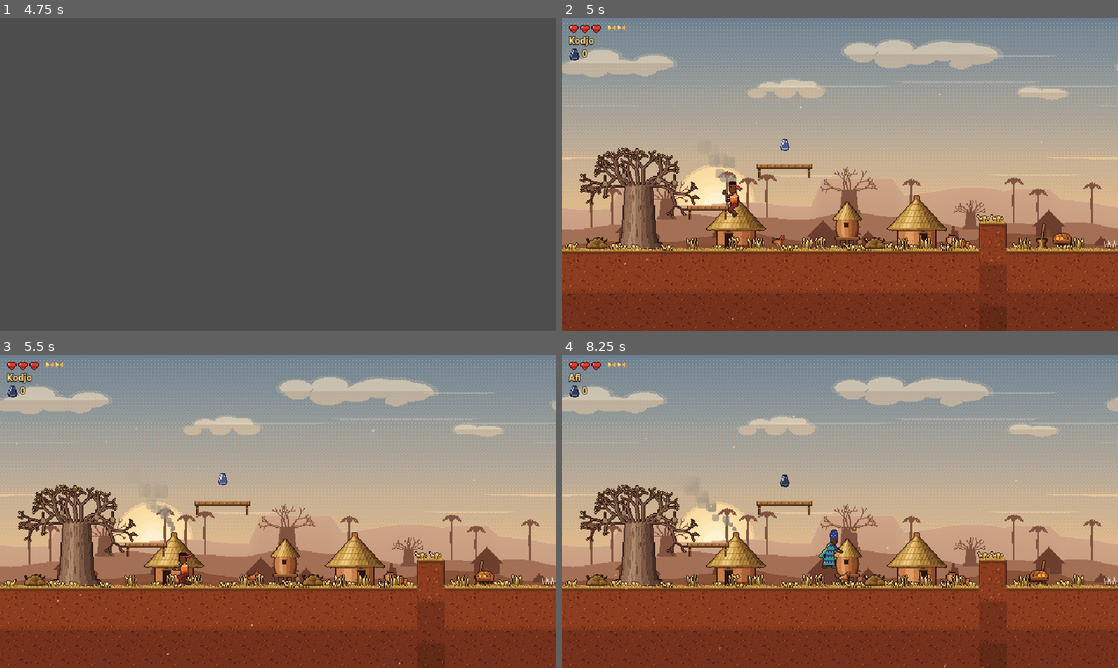
Above: before the commit, frames 1-4 (two rows, left to right).
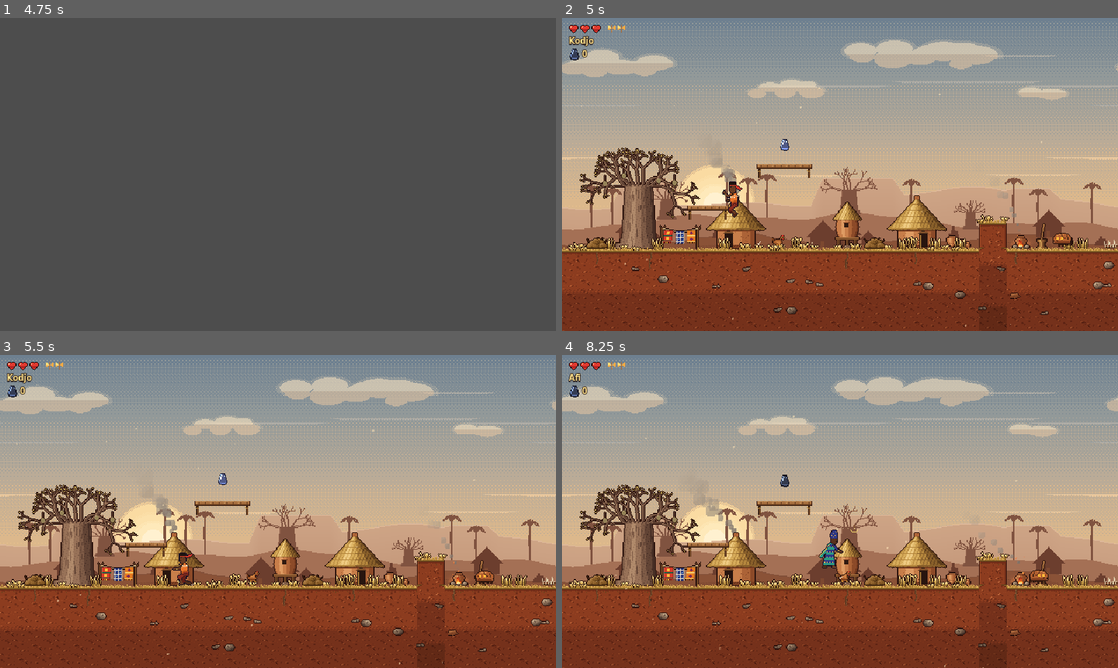
Above: after the commit, the same moments.

Repository: maximghost/xevioso
Game: Godot game, scene res://scenes/ui/title_screen.tscn
Same seed, same stepped clock (60 frames per second), same inputs: the game is played once before the commit and once after it.
Inputs (mouse positions are in pixels of both pictures, inside the frame that each line leads up to):
- Up to frame 1 (4.75 s): click "Nouvelle partie" at 0.5 s; tap Enter (ui_accept) at 1.25 s; move the mouse to (400, 158) at 1.27 s; hold D (move_right) 1.28-2.03 s; hold K (ability) 1.28-2.03 s; click (400, 158) at 1.42 s; tap Space (jump) at 1.52, 1.82, 2.27, 2.57, 3.77, 4.07, 4.52 s; move the mouse to (166, 190) at 2.02 s; hold S (move_down) 2.03-2.78 s; tap J (attack) at 2.1 s; move the mouse to (333, 105) at 2.77 s; hold D (move_right) 2.78-3.53 s; tap Tab (switch_hero) at 2.85 s; move the mouse to (250, 237) at 3.52 s; hold W (move_up) 3.53-4.28 s; tap T at 3.6 s; click (250, 237) at 3.67 s; move the mouse to (444, 221) at 4.27 s; hold A (move_left) from 4.28 s (still down); hold K (ability) from 4.28 s (still down)
- Up to frame 2 (5 s): keep holding A (move_left); keep holding K (ability); tap Space (jump) at 4.82 s
- Up to frame 3 (5.5 s): keep holding A (move_left); move the mouse to (111, 464) at 5.02 s; release K (ability) at 5.03 s; tap J (attack) at 5.1 s; tap Space (jump) at 5.27 s
- Up to frame 4 (8.25 s): tap Space (jump) at 5.57, 6.77, 7.07, 7.52, 7.82 s; move the mouse to (867, 511) at 5.77 s; release A (move_left) at 5.78 s; hold S (move_down) 5.78-6.53 s; tap Tab (switch_hero) at 5.85 s; click (867, 511) at 5.92 s; move the mouse to (756, 433) at 6.52 s; hold D (move_right) 6.53-7.28 s; tap T at 6.6 s; move the mouse to (962, 495) at 7.27 s; hold W (move_up) 7.28-8.03 s; hold K (ability) 7.28-8.03 s; move the mouse to (728, 527) at 8.02 s; hold D (move_right) from 8.03 s (still down); tap J (attack) at 8.1 s; click (728, 527) at 8.17 s

Frame 1 is identical in both runs. In frame 2, 2.5% of the frame differs, in the area x 0-100%, y 40-95%; in frame 3, 2.5%; in frame 4, 2.6%.

Commit message:
Village habité : pagnes au vent, feux de cuisine, sol plus riche
- Cordes à linge où sèchent trois pagnes (wax, indigo, losanges) : le haut
  reste accroché, le bas flotte au vent (mode « hanging » du shader sway).
- Feux de cuisine : trois pierres, canari en terre cuite, flammes animées,
  braises qui s'envolent, filet de fumée et halo qui vacille ; ils
  s'éteignent sous la pluie.
- Ces installations se placent seules près des cases, sur du sol plat et
  libre, loin des ennemis et des objets de jeu ; l'herbe s'écarte autour.
- Détails enfouis dans la terre : cailloux, pierres, tessons de canari,
  cauris, racines sous le bord herbeux ; plus sombres en profondeur.

Diff:
--- a/assets/shaders/sway.gdshader
+++ b/assets/shaders/sway.gdshader
@@ -24,6 +24,8 @@
 // Herbe : de combien de pixels elle s'écarte quand le héros la traverse (0 = jamais).
 uniform float push = 0.0;
 uniform float push_radius = 12.0;
+// Tissu suspendu (pagne sur une corde) : c'est le bas qui flotte, le haut reste accroché.
+uniform bool hanging = false;
 // Marge ajoutée de chaque côté de l'image (en pixels).
 uniform float pad = 4.0;
 
@@ -41,7 +43,8 @@
 }
 
 void fragment() {
-	float h = clamp(1.0 - UV.y, 0.0, 1.0);          // 0 au pied, 1 au sommet
+	// 0 au point d'attache (le pied, ou le haut d'un tissu suspendu), 1 à l'autre bout.
+	float h = hanging ? clamp(UV.y, 0.0, 1.0) : clamp(1.0 - UV.y, 0.0, 1.0);
 	float bend = pow(h, stiffness);
 
 	// Rafale qui « passe » d'une plante à l'autre, plus balancement de fond.
--- a/scenes/levels/ambience.gd
+++ b/scenes/levels/ambience.gd
@@ -10,6 +10,10 @@
 ##     qui s'écartent sur son passage ;
 ##   - la fumée des cases, les nuages qui passent, des vols d'oiseaux, des poules
 ##     qui picorent près des cases (et s'enfuient quand on s'approche) ;
+##   - la vie du village : pagnes qui sèchent sur une corde, feux de cuisine
+##     (flammes, braises, halo) ;
+##   - des détails dans la terre (cailloux, racines, tessons, cauris) pour qu'elle
+##     ne se répète pas ;
 ##   - le changement de saison à la fin : l'herbe reverdit et le vent forcit sous la pluie.
 
 const SWAY_SHADER := preload("res://assets/shaders/sway.gdshader")
@@ -24,7 +28,16 @@
 	"iroko": [1.5, 2.6, 0.5],
 	"flower": [1.5, 1.2, 0.7],
 	"grass": [2.5, 1.3, 0.7],
+	"pagne": [2.5, 1.2, 0.8],
 }
+
+## Détails enfouis dans la terre : image et probabilité par case pleine (hors bords).
+const GROUND_DETAILS := {
+	"ground_pebbles_0": 0.035, "ground_pebbles_1": 0.035, "ground_pebbles_2": 0.035,
+	"ground_stone": 0.018, "ground_shard": 0.008, "ground_cowrie": 0.005,
+}
+## Racines sous le bord herbeux : probabilité par case du dessus.
+const ROOT_DENSITY := 0.14
 
 ## Touffes d'herbe : probabilité d'en poser une par case du dessus, derrière / devant le héros.
 const GRASS_BACK_DENSITY := 0.75
@@ -48,6 +61,8 @@
 var _rng := RandomNumberGenerator.new()
 var _bird_timer: float = 3.0
 var _birds: Node2D
+var _fires: Array[Node2D] = []   # feux de cuisine (flammes, halo, braises, fumée)
+var _cleared: Array[Vector3] = [] # zones sans herbe (installations) : [gauche, droite, sol]
 
 
 ## Met tout en place. « level » doit avoir son terrain et son héros.
@@ -62,6 +77,8 @@
 
 	_apply_sway_to_decor()
 	if terrain != null:
+		_spawn_ground_details()
+		_spawn_village_life()   # avant les poules : elles se placent ensuite autour
 		_spawn_grass()
 	_spawn_smoke()
 	_add_clouds()
@@ -87,6 +104,9 @@
 		if kind == "grass":
 			m.set_shader_parameter("push", 3.0)
 			m.set_shader_parameter("pad", 4.0)
+		if kind == "pagne":
+			m.set_shader_parameter("hanging", true)
+			m.set_shader_parameter("speed", 2.4)
 		_materials[kind] = m
 	return _materials[kind]
 
@@ -142,6 +162,8 @@
 			continue  # seulement le dessus herbeux du terrain
 		if _in_spans(cell.x * 16 + 8.0, cell.y * 16.0, thorns):
 			continue  # les épines doivent rester bien visibles
+		if _in_spans(cell.x * 16 + 8.0, cell.y * 16.0, _cleared):
+			continue  # pas d'herbe devant une corde à linge ou un feu
 		var surface: float = cell.y * 16 + 3.0
 		if _rng.randf() < GRASS_BACK_DENSITY:
 			# Basses touffes (0, 3) plus fréquentes que les hautes herbes (1, 2).
@@ -203,6 +225,270 @@
 		if absf(p.x - x) < 40.0 and absf(p.y - y) < 48.0:
 			return false
 	return true
+
+
+# ---------------------------------------------------------------------------
+# Détails du sol
+# ---------------------------------------------------------------------------
+
+func _spawn_ground_details() -> void:
+	var layer := Node2D.new()
+	layer.name = "GroundDetails"
+	level.add_child(layer)
+	level.move_child(layer, terrain.get_index() + 1)   # sur la terre, sous les objets de jeu
+	var textures := {}
+	for key in GROUND_DETAILS:
+		textures[key] = load("res://assets/decor/village/%s.png" % key)
+	var roots: Array[Texture2D] = [load("res://assets/decor/village/ground_root_0.png"),
+		load("res://assets/decor/village/ground_root_1.png")]
+	for cell in terrain.get_used_cells():
+		var atlas: Vector2i = terrain.get_cell_atlas_coords(cell)
+		if atlas.y == 0:
+			# Racines qui pendent sous l'herbe, dans la terre de la case du dessus.
+			if _rng.randf() < ROOT_DENSITY and _filled(cell + Vector2i.DOWN):
+				var r := Sprite2D.new()
+				r.texture = roots[_rng.randi() % 2]
+				r.centered = false
+				r.position = Vector2(cell.x * 16 + _rng.randi_range(0, 4), cell.y * 16 + 5)
+				r.flip_h = _rng.randf() < 0.5
+				layer.add_child(r)
+			continue
+		if atlas.y == 3 or not _interior(cell):
+			continue  # ni planches, ni bords (le contour des tuiles doit rester net)
+		for key in GROUND_DETAILS:
+			if _rng.randf() < GROUND_DETAILS[key]:
+				var d := Sprite2D.new()
+				d.texture = textures[key]
+				d.position = Vector2(cell.x * 16 + _rng.randi_range(4, 12), cell.y * 16 + _rng.randi_range(4, 12))
+				d.flip_h = _rng.randf() < 0.5
+				# Plus on s'enfonce, plus c'est sombre (comme la terre elle-même).
+				var depth: int = _depth_of(cell)
+				d.modulate = Color(1, 1, 1) if depth < 3 else (Color(0.86, 0.84, 0.84) if depth < 5 else Color(0.72, 0.7, 0.7))
+				layer.add_child(d)
+				break
+
+
+func _filled(cell: Vector2i) -> bool:
+	return terrain.get_cell_source_id(cell) != -1
+
+
+func _interior(cell: Vector2i) -> bool:
+	for n in [Vector2i.UP, Vector2i.DOWN, Vector2i.LEFT, Vector2i.RIGHT]:
+		if not _filled(cell + n):
+			return false
+	return true
+
+
+## Nombre de cases pleines au-dessus (profondeur sous la surface), jusqu'à 6.
+func _depth_of(cell: Vector2i) -> int:
+	var depth := 0
+	while depth < 6 and _filled(cell + Vector2i(0, -(depth + 1))):
+		depth += 1
+	return depth
+
+
+# ---------------------------------------------------------------------------
+# La vie du village : cordes à linge et feux de cuisine
+# ---------------------------------------------------------------------------
+
+## Près des cases, là où le sol est plat et libre : une corde à linge ou un feu de cuisine.
+func _spawn_village_life() -> void:
+	var group := level.get_node_or_null("DecorBack")
+	if group == null:
+		return
+	# Ce qui occupe déjà le sol : le décor (sauf le ciel et les grands arbres en fond) et le jeu.
+	var taken: Array[Vector2] = []
+	var low: Array[Vector2] = []     # petits objets : une corde peut passer devant, pas un feu
+	for sprite in group.get_children():
+		if sprite is Sprite2D and sprite.texture != null:
+			if sprite.texture.get_height() < 24:
+				var h: float = sprite.texture.get_width() / 2.0
+				low.append(Vector2(sprite.position.x - h, sprite.position.x + h))
+				continue
+			var half: float = sprite.texture.get_width() / 2.0
+			# Les grands arbres ne prennent au sol que la place de leur tronc.
+			if kind_of(sprite.texture) in ["baobab", "iroko", "ronier"]:
+				half *= 0.3
+			taken.append(Vector2(sprite.position.x - half, sprite.position.x + half))
+	# Les buissons du premier plan (devant le héros) cacheraient un feu.
+	var front := level.get_node_or_null("DecorFront")
+	if front != null:
+		for sprite in front.get_children():
+			if sprite is Sprite2D and sprite.texture != null:
+				var h: float = sprite.texture.get_width() / 2.0
+				low.append(Vector2(sprite.position.x - h, sprite.position.x + h))
+	var spots := _gameplay_spots()
+	var huts: Array[Sprite2D] = []
+	for sprite in group.get_children():
+		if sprite is Sprite2D and sprite.texture != null and sprite.texture.resource_path.get_file().begins_with("hut"):
+			huts.append(sprite)
+	# Pour chaque case, on cherche du sol plat et libre tout près (c'est là que vit le
+	# village) ; deux installations sont espacées d'au moins MIN_GAP pixels.
+	const MIN_GAP := 200.0
+	const NEAR_HUT := 200.0
+	var placed_x: Array[float] = []
+	var count := 0
+	for hut in huts:
+		var ground_y: float = hut.position.y + hut.texture.get_height() / 2.0 - 2.0
+		# On alterne corde et feu ; si la place manque pour l'un autour de cette case,
+		# on essaie l'autre.
+		var kinds: Array = ["line", "fire"] if count % 2 == 0 else ["fire", "line"]
+		for kind in kinds:
+			var width: float = 50.0 if kind == "line" else 26.0
+			var blocking: Array[Vector2] = taken if kind == "line" else taken + low
+			var x: float = _find_spot(hut.position.x, NEAR_HUT, width, ground_y, blocking, spots, placed_x, MIN_GAP)
+			if is_nan(x):
+				continue
+			var node: Node2D = _make_clothesline(count) if kind == "line" else _make_fire()
+			node.name = "%s%d" % [node.name, count + 1]
+			node.position = Vector2(x, ground_y)
+			group.add_child(node)
+			taken.append(Vector2(x - width / 2.0, x + width / 2.0))
+			_cleared.append(Vector3(x - width / 2.0 - 6.0, x + width / 2.0 + 6.0, ground_y))
+			placed_x.append(x)
+			count += 1
+			break
+
+
+## Le point libre le plus proche de « center » (en alternant gauche et droite), ou NAN.
+func _find_spot(center: float, reach: float, width: float, ground_y: float, taken: Array[Vector2],
+		spots: Array[Vector2], placed_x: Array[float], gap: float) -> float:
+	var dist := 0.0
+	while dist <= reach:
+		for side in [-1.0, 1.0]:
+			var x: float = center + side * dist
+			if not _too_close(x, placed_x, gap) and _spot_is_free(x, width, ground_y, taken, spots):
+				return x
+		dist += 8.0
+	return NAN
+
+
+func _too_close(x: float, others: Array[float], gap: float) -> bool:
+	for o in others:
+		if absf(o - x) < gap:
+			return true
+	return false
+
+
+## Vrai si le sol est plat, sans rien dessus, et loin des objets de jeu.
+func _spot_is_free(x: float, width: float, ground_y: float, taken: Array[Vector2], spots: Array[Vector2]) -> bool:
+	var x0: float = x - width / 2.0
+	var x1: float = x + width / 2.0
+	for t in taken:
+		if x1 > t.x and x0 < t.y:
+			return false
+	for p in spots:
+		if p.x > x0 - 26.0 and p.x < x1 + 26.0 and absf(p.y - ground_y) < 40.0:
+			return false
+	var px_x: float = x0
+	while px_x <= x1:
+		var below: Vector2i = terrain.local_to_map(terrain.to_local(Vector2(px_x, ground_y + 6.0)))
+		if not _filled(below):
+			return false
+		for k in 2:  # de la place au-dessus (pas sous un surplomb)
+			if _filled(below + Vector2i(0, -1 - k)):
+				return false
+		px_x += 8.0
+	return true
+
+
+func _make_clothesline(seed_index: int) -> Node2D:
+	var root := Node2D.new()
+	root.name = "CordeALinge"
+	var line := Sprite2D.new()
+	line.texture = preload("res://assets/decor/village/clothesline.png")
+	line.offset = Vector2(0, -15 + 2)          # pied des piquets 2 pixels dans l'herbe
+	root.add_child(line)
+	var material := sway_material("pagne")
+	var order: Array = [[0, 1, 2], [1, 2, 0], [2, 0, 1]][seed_index % 3]
+	for k in 3:
+		var x: float = 11.0 + k * 13.0           # le long de la corde (repère de l'image)
+		var rope: float = 6.0 + 3.0 * sin(PI * (x - 4.0) / 40.0)
+		var cloth := Sprite2D.new()
+		cloth.texture = load("res://assets/decor/village/pagne_%d.png" % order[k])
+		cloth.material = material
+		# Image de la corde : 48 x 30, coin haut gauche en (-24, -28) ; le pagne pend sous la corde.
+		cloth.position = Vector2(-24.0 + x, -28.0 + rope + 7.5)
+		root.add_child(cloth)
+	return root
+
+
+func _make_fire() -> Node2D:
+	var root := Node2D.new()
+	root.name = "FeuDeCuisine"
+	# Halo de lumière au sol (additif), qui vacille.
+	var halo := Sprite2D.new()
+	halo.name = "Halo"
+	halo.texture = preload("res://assets/fx/fire_glow.png")
+	halo.position = Vector2(0, -7)
+	var add := CanvasItemMaterial.new()
+	add.blend_mode = CanvasItemMaterial.BLEND_MODE_ADD
+	halo.material = add
+	root.add_child(halo)
+	var hearth := Sprite2D.new()
+	hearth.texture = preload("res://assets/decor/village/hearth.png")
+	hearth.offset = Vector2(0, -8 + 2)
+	root.add_child(hearth)
+	# Flammes animées, qui lèchent le bas du canari entre les pierres.
+	var frames := SpriteFrames.new()
+	frames.set_animation_speed(&"default", 10.0)
+	var sheet: Texture2D = preload("res://assets/decor/village/flames.png")
+	for i in 4:
+		var region := AtlasTexture.new()
+		region.atlas = sheet
+		region.region = Rect2(i * 12, 0, 12, 12)
+		frames.add_frame(&"default", region)
+	var flames := AnimatedSprite2D.new()
+	flames.name = "Flammes"
+	flames.sprite_frames = frames
+	flames.position = Vector2(0, -6)
+	flames.scale = Vector2(1, 0.85)
+	flames.play()
+	flames.frame = _rng.randi() % 4
+	root.add_child(flames)
+	# Braises qui s'envolent.
+	var embers := CPUParticles2D.new()
+	embers.name = "Braises"
+	embers.texture = preload("res://assets/fx/ember.png")
+	embers.amount = 5
+	embers.lifetime = 1.4
+	embers.local_coords = false
+	embers.position = Vector2(0, -8)
+	embers.emission_shape = CPUParticles2D.EMISSION_SHAPE_RECTANGLE
+	embers.emission_rect_extents = Vector2(4, 1)
+	embers.direction = Vector2(0, -1)
+	embers.spread = 25.0
+	embers.initial_velocity_min = 14.0
+	embers.initial_velocity_max = 26.0
+	embers.gravity = Vector2(-8, -4)
+	embers.scale_amount_min = 0.5
+	embers.scale_amount_max = 1.0
+	var fade := Gradient.new()
+	fade.set_color(0, Color(1, 1, 1, 1))
+	fade.set_color(1, Color(1, 0.4, 0.2, 0))
+	embers.color_ramp = fade
+	root.add_child(embers)
+	# Un filet de fumée au-dessus du canari.
+	var smoke := _make_smoke()
+	smoke.amount = 8
+	smoke.scale_amount_min = 0.5
+	smoke.scale_amount_max = 0.7
+	smoke.position = Vector2(0, -18)
+	root.add_child(smoke)
+	_smokes.append(smoke)
+	root.set_meta("phase", _rng.randf() * TAU)
+	_fires.append(root)
+	return root
+
+
+func _update_fires() -> void:
+	for fire in _fires:
+		var halo := fire.get_node("Halo") as Sprite2D
+		var ph: float = fire.get_meta("phase")
+		# Vacillement irrégulier : deux sinus de fréquences différentes.
+		var flicker: float = 0.75 + 0.15 * sin(_time * 11.0 + ph) + 0.1 * sin(_time * 23.0 + ph * 2.0)
+		halo.modulate.a = flicker if not _raining else maxf(halo.modulate.a - 0.02, 0.0)
+		halo.scale = Vector2.ONE * (0.95 + 0.05 * flicker)
 
 
 # ---------------------------------------------------------------------------
@@ -376,6 +662,7 @@
 	for smoke in _smokes:
 		smoke.gravity.x = -4.0 - 14.0 * gust
 	_update_birds(delta)
+	_update_fires()
 
 
 ## La pluie revient : l'herbe reverdit, le vent forcit, les oiseaux se mettent à l'abri.
@@ -388,6 +675,9 @@
 				tuft.texture = load(green)
 	for smoke in _smokes:
 		smoke.emitting = false   # les feux s'éteignent sous l'averse
+	for fire in _fires:
+		fire.get_node("Flammes").hide()
+		fire.get_node("Braises").emitting = false
 
 
 func _exit_tree() -> void:
Binary file added: assets/decor/village/clothesline.png
Not shown, added: assets/decor/village/clothesline.png.import
Binary file added: assets/decor/village/flames.png
Not shown, added: assets/decor/village/flames.png.import
Binary file added: assets/decor/village/ground_cowrie.png
Not shown, added: assets/decor/village/ground_cowrie.png.import
Binary file added: assets/decor/village/ground_pebbles_0.png
Not shown, added: assets/decor/village/ground_pebbles_0.png.import
Binary file added: assets/decor/village/ground_pebbles_1.png
Not shown, added: assets/decor/village/ground_pebbles_1.png.import
Binary file added: assets/decor/village/ground_pebbles_2.png
Not shown, added: assets/decor/village/ground_pebbles_2.png.import
(and 20 more such lines)
